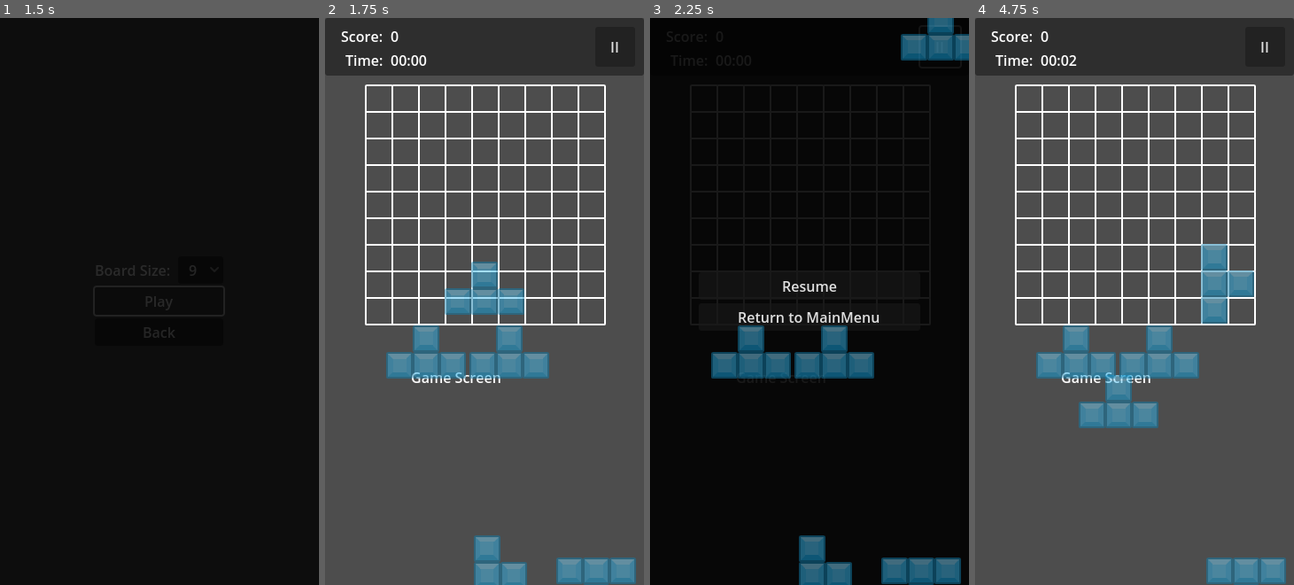
Above: before the commit, frames 1-4 (left to right).
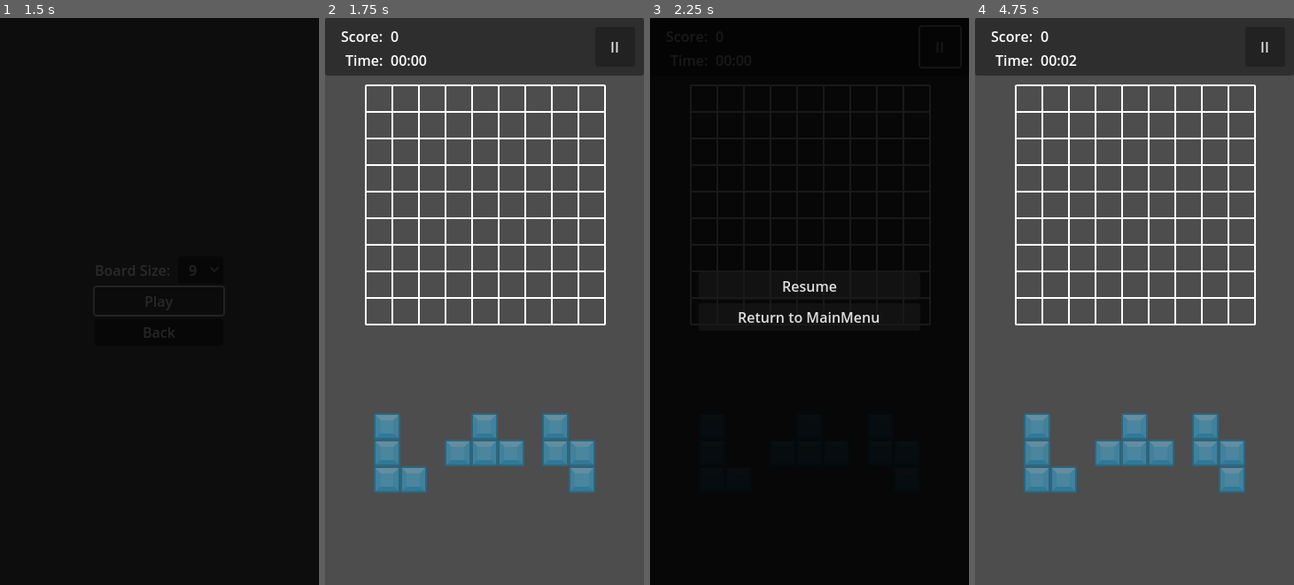
Above: after the commit, the same moments.

Repository: Ozymandias1/blockgame
Game: Godot game, scene res://Scenes/00_RootScene.tscn
Same seed, same stepped clock (60 frames per second), same inputs: the game is played once before the commit and once after it.
Inputs (mouse positions are in pixels of both pictures, inside the frame that each line leads up to):
- Up to frame 1 (1.5 s): click "Start Game" at 0.5 s; click "Play" at 1.25 s
- Up to frame 2 (1.75 s): no input
- Up to frame 3 (2.25 s): click "II" at 2 s
- Up to frame 4 (4.75 s): click "Resume" at 2.75 s; tap Enter at 3.5 s; move the mouse to (1204, 273) at 3.52 s; hold W 3.53-4.25 s; tap Q at 3.6 s; click (1204, 273) at 3.67 s; tap Space at 4.25 s; drag from (1070, 329) to (1118, 414) at 4.27 s

Frame 1 is identical in both runs. In frame 2, 12% of the frame differs, in the area x 15-98%, y 42-100%; in frame 3, 6.6%; in frame 4, 12%, in the area x 15-98%, y 39-100%.

Commit message:
배치용 블럭 생성 작업

Diff:
--- a/Prefabs/Blocks/block_base.tscn
+++ b/Prefabs/Blocks/block_base.tscn
@@ -6,6 +6,6 @@
 [node name="BlockBase" type="Control"]
 layout_mode = 3
 anchors_preset = 0
-mouse_filter = 2
+mouse_filter = 1
 script = ExtResource("1_eh8bo")
 block_texture = ExtResource("2_sragy")
--- a/Prefabs/Blocks/block_type_17.tscn
+++ b/Prefabs/Blocks/block_type_17.tscn
@@ -5,7 +5,7 @@
 [ext_resource type="Texture2D" uid="uid://dk7o1ak6dqqmc" path="res://Textures/element_blue_square.png" id="3_b5ieb"]
 
 [node name="BlockBase" instance=ExtResource("1_1gdb7")]
-custom_minimum_size = Vector2(90, 90)
+custom_minimum_size = Vector2(120, 90)
 block_texture = ExtResource("2_cpnt2")
 block_indices = Array[Vector2i]([Vector2i(-1, 0), Vector2i(0, 0), Vector2i(1, 0), Vector2i(2, 0)])
 
--- a/Prefabs/Blocks/block_type_18.tscn
+++ b/Prefabs/Blocks/block_type_18.tscn
@@ -5,21 +5,11 @@
 [ext_resource type="Texture2D" uid="uid://dk7o1ak6dqqmc" path="res://Textures/element_blue_square.png" id="3_qxum8"]
 
 [node name="BlockBase" instance=ExtResource("1_a2elj")]
-custom_minimum_size = Vector2(90, 90)
+custom_minimum_size = Vector2(90, 120)
 block_texture = ExtResource("2_6cafo")
-block_indices = Array[Vector2i]([Vector2i(0, -2), Vector2i(0, -1), Vector2i(0, 0), Vector2i(0, 1)])
+block_indices = Array[Vector2i]([Vector2i(0, -1), Vector2i(0, 0), Vector2i(0, 1), Vector2i(0, 2)])
 
 [node name="TextureRect" type="TextureRect" parent="." index="0"]
-texture_filter = 1
-layout_mode = 0
-offset_left = 30.0
-offset_top = -30.0
-offset_right = 60.0
-mouse_filter = 2
-texture = ExtResource("3_qxum8")
-expand_mode = 1
-
-[node name="TextureRect2" type="TextureRect" parent="." index="1"]
 texture_filter = 1
 layout_mode = 0
 offset_left = 30.0
@@ -29,7 +19,7 @@
 texture = ExtResource("3_qxum8")
 expand_mode = 1
 
-[node name="TextureRect3" type="TextureRect" parent="." index="2"]
+[node name="TextureRect2" type="TextureRect" parent="." index="1"]
 texture_filter = 1
 layout_mode = 0
 offset_left = 30.0
@@ -40,7 +30,7 @@
 texture = ExtResource("3_qxum8")
 expand_mode = 1
 
-[node name="TextureRect4" type="TextureRect" parent="." index="3"]
+[node name="TextureRect3" type="TextureRect" parent="." index="2"]
 texture_filter = 1
 layout_mode = 0
 offset_left = 30.0
@@ -50,3 +40,14 @@
 mouse_filter = 2
 texture = ExtResource("3_qxum8")
 expand_mode = 1
+
+[node name="TextureRect4" type="TextureRect" parent="." index="3"]
+texture_filter = 1
+layout_mode = 0
+offset_left = 30.0
+offset_top = 90.0
+offset_right = 60.0
+offset_bottom = 120.0
+mouse_filter = 2
+texture = ExtResource("3_qxum8")
+expand_mode = 1
--- a/Scenes/03_GamePlay.tscn
+++ b/Scenes/03_GamePlay.tscn
@@ -22,7 +22,7 @@
 [ext_resource type="PackedScene" uid="uid://dhlcf1ajj0oq6" path="res://Prefabs/Blocks/block_type_17.tscn" id="20_8p0m4"]
 [ext_resource type="PackedScene" uid="uid://c5kgs1am783rc" path="res://Prefabs/Blocks/block_type_18.tscn" id="21_xgrnr"]
 
-[node name="Gameplay" type="Control" node_paths=PackedStringArray("test_blocks")]
+[node name="Gameplay" type="Control"]
 layout_mode = 3
 anchors_preset = 15
 anchor_right = 1.0
@@ -30,7 +30,7 @@
 grow_horizontal = 2
 grow_vertical = 2
 script = ExtResource("1_wjfbx")
-test_blocks = [NodePath("BlockBase"), NodePath("BlockBase2"), NodePath("BlockBase3"), NodePath("BlockBase4"), NodePath("BlockBase5"), NodePath("BlockBase6"), NodePath("BlockBase7"), NodePath("BlockBase8"), NodePath("BlockBase9"), NodePath("BlockBase10"), NodePath("BlockBase11"), NodePath("BlockBase12"), NodePath("BlockBase13"), NodePath("BlockBase14"), NodePath("BlockBase15"), NodePath("BlockBase16"), NodePath("BlockBase17"), NodePath("BlockBase18"), NodePath("BlockBase19")]
+placable_blocks = Array[PackedScene]([ExtResource("3_vmfgw"), ExtResource("4_b7yhi"), ExtResource("5_4lrpl"), ExtResource("6_jtnrp"), ExtResource("7_yvsll"), ExtResource("8_epudl"), ExtResource("9_73kot"), ExtResource("10_tu3sv"), ExtResource("11_0arc4"), ExtResource("5_xsbgb"), ExtResource("5_6xuad"), ExtResource("14_678ew"), ExtResource("15_yqo8g"), ExtResource("16_qe4fh"), ExtResource("17_u5kvk"), ExtResource("18_1ektb"), ExtResource("19_3s0ba"), ExtResource("20_8p0m4"), ExtResource("21_xgrnr")])
 
 [node name="TopMenu" type="Panel" parent="."]
 layout_mode = 1
@@ -103,145 +103,23 @@
 theme_override_constants/v_separation = 0
 columns = 11
 
-[node name="Label_Test" type="Label" parent="."]
-layout_mode = 0
-offset_left = 97.0
-offset_top = 394.0
-offset_right = 199.0
-offset_bottom = 417.0
-text = "Game Screen"
+[node name="Timer" type="Timer" parent="."]
+
+[node name="PlacableBlockArea" type="HBoxContainer" parent="."]
+layout_mode = 1
+anchors_preset = 5
+anchor_left = 0.5
+anchor_right = 0.5
+offset_left = -155.0
+offset_top = 446.0
+offset_right = 155.0
+offset_bottom = 536.0
+grow_horizontal = 2
+theme_override_constants/separation = 20
 
 [node name="Pause" parent="." instance=ExtResource("2_oeh2c")]
 visible = false
 layout_mode = 1
 
-[node name="Timer" type="Timer" parent="."]
-
-[node name="BlockBase" parent="." instance=ExtResource("3_vmfgw")]
-offset_left = 56.0
-offset_top = 589.0
-offset_right = 56.0
-offset_bottom = 589.0
-
-[node name="BlockBase2" parent="." instance=ExtResource("4_b7yhi")]
-offset_left = 138.0
-offset_top = 584.0
-offset_right = 138.0
-offset_bottom = 584.0
-
-[node name="BlockBase3" parent="." instance=ExtResource("5_4lrpl")]
-offset_left = 261.0
-offset_top = 579.0
-offset_right = 261.0
-offset_bottom = 579.0
-
-[node name="BlockBase4" parent="." instance=ExtResource("6_jtnrp")]
-offset_left = 380.0
-offset_top = 581.0
-offset_right = 380.0
-offset_bottom = 581.0
-
-[node name="BlockBase5" parent="." instance=ExtResource("7_yvsll")]
-offset_left = 41.0
-offset_top = 694.0
-offset_right = 41.0
-offset_bottom = 694.0
-
-[node name="BlockBase6" parent="." instance=ExtResource("8_epudl")]
-offset_left = 150.0
-offset_top = 674.0
-offset_right = 150.0
-offset_bottom = 674.0
-
-[node name="BlockBase7" parent="." instance=ExtResource("9_73kot")]
-offset_left = 271.0
-offset_top = 697.0
-offset_right = 271.0
-offset_bottom = 697.0
-
-[node name="BlockBase8" parent="." instance=ExtResource("10_tu3sv")]
-offset_left = 383.0
-offset_top = 709.0
-offset_right = 383.0
-offset_bottom = 709.0
-
-[node name="BlockBase9" parent="." instance=ExtResource("11_0arc4")]
-offset_left = 63.0
-offset_top = 821.0
-offset_right = 63.0
-offset_bottom = 821.0
-
-[node name="BlockBase10" parent="." instance=ExtResource("5_xsbgb")]
-offset_left = 154.0
-offset_top = 838.0
-offset_right = 154.0
-offset_bottom = 838.0
-
-[node name="BlockBase11" parent="." instance=ExtResource("5_6xuad")]
-offset_left = 244.0
-offset_top = 833.0
-offset_right = 244.0
-offset_bottom = 833.0
-
-[node name="BlockBase12" parent="." instance=ExtResource("14_678ew")]
-offset_left = 373.0
-offset_top = 816.0
-offset_right = 373.0
-offset_bottom = 816.0
-
-[node name="BlockBase13" parent="." instance=ExtResource("15_yqo8g")]
-offset_left = 62.0
-offset_top = 949.0
-offset_right = 62.0
-offset_bottom = 949.0
-
-[node name="BlockBase14" parent="." instance=ExtResource("16_qe4fh")]
-offset_left = 63.0
-offset_top = 1038.0
-offset_right = 63.0
-offset_bottom = 1038.0
-
-[node name="BlockBase15" parent="." instance=ExtResource("17_u5kvk")]
-offset_left = 191.0
-offset_top = 1025.0
-offset_right = 191.0
-offset_bottom = 1025.0
-
-[node name="BlockBase16" parent="." instance=ExtResource("18_1ektb")]
-offset_left = 64.0
-offset_top = 1119.0
-offset_right = 64.0
-offset_bottom = 1119.0
-
-[node name="BlockBase17" parent="." instance=ExtResource("19_3s0ba")]
-offset_left = 190.0
-offset_top = 1131.0
-offset_right = 190.0
-offset_bottom = 1131.0
-
-[node name="BlockBase18" parent="." instance=ExtResource("20_8p0m4")]
-offset_left = 61.0
-offset_top = 1222.0
-offset_right = 61.0
-offset_bottom = 1222.0
-
-[node name="BlockBase19" parent="." instance=ExtResource("21_xgrnr")]
-offset_left = 203.0
-offset_top = 1267.0
-offset_right = 203.0
-offset_bottom = 1267.0
-
-[node name="HBoxContainer" type="HBoxContainer" parent="."]
-layout_mode = 0
-offset_left = 69.0
-offset_top = 347.0
-offset_right = 109.0
-offset_bottom = 387.0
-
-[node name="BlockBase" parent="HBoxContainer" instance=ExtResource("3_vmfgw")]
-layout_mode = 2
-
-[node name="BlockBase2" parent="HBoxContainer" instance=ExtResource("3_vmfgw")]
-layout_mode = 2
-
 [connection signal="pressed" from="TopMenu/Btn_Pause" to="." method="_on_btn_pause_pressed"]
+[connection signal="resized" from="Board" to="." method="_on_board_resized"]
--- a/Scripts/GamePlay.gd
+++ b/Scripts/GamePlay.gd
@@ -5,11 +5,12 @@
 @onready var timer = $Timer
 @onready var label_time_value = $TopMenu/Gameplay_Menu_Bar/HBox_Time_Container/Label_Time_Value
 @onready var menu_controller = $"../../MenuController"
+@onready var placable_block_area = $PlacableBlockArea
 
-@export var test_blocks: Array[Control]
-var test_block_index = 0
-var test_is_lock = false
-var test_lock_pos = Vector2.ZERO
+@export var placable_blocks: Array[PackedScene]
+var current_block: Control;
+var current_block_target_position: Vector2
+var current_block_has_target: bool
 
 const BOARD_ITEM = preload("res://Prefabs/board_item.tscn")
 var board_size: int:
@@ -28,14 +29,13 @@
 	board.columns = 9
 
 func _process(delta):
-	if test_blocks.size() > 0:
-		if test_is_lock:
-			test_blocks[test_block_index].global_position = test_lock_pos
+	if is_instance_valid(current_block):
+		if current_block_has_target:
+			current_block.global_position = current_block_target_position
 		else:
-			test_blocks[test_block_index].global_position = get_global_mouse_position()
-			test_blocks[test_block_index].global_position.x -= 45
-			test_blocks[test_block_index].global_position.y -= 45
-	pass
+			current_block.global_position = get_global_mouse_position()
+			current_block.global_position.x -= 45
+			current_block.global_position.y -= 45
 
 # 보드판 초기화
 func init_board():
@@ -58,6 +58,9 @@
 			item.mouse_exited.connect(_on_block_mouse_exited)
 			board.add_child(item)
 			board_available_map[Vector2i(x, y)] = true
+
+	# 보드판 초기화 후 배치용 블럭 생성
+	create_placable_blocks()
 
 # 게임플레이 시작
 func gameplay_start():
@@ -90,54 +93,63 @@
 
 # 배치용 블럭 생성
 func create_placable_blocks():
-	print("create_placable_blocks() called.")
+	# 이전에 남아있는 배치용 블럭 제거
+	for item in placable_block_area.get_children():
+		placable_block_area.remove_child(item)
+		item.queue_free()
+	# 새 배치용 블럭 생성
+	for i in range(3):
+		var new_block_source = placable_blocks.pick_random()
+		var new_block = new_block_source.instantiate()
+		new_block.gui_input.connect(_on_placable_block_gui_input.bind(new_block))
+		placable_block_area.add_child(new_block)
 
 # 블럭의 배치 가능 여부를 판별
 func check_is_placeable(item_board_index: Vector2i):
 	# 일단은 테스트 블럭으로
-	if test_blocks.size() > 0:
-		var test_block_indices = test_blocks[test_block_index].block_indices
-		var matchCount = 0
-		for p in test_block_indices:
-			var check_point = Vector2i(item_board_index.x + p.x, item_board_index.y + p.y)
-			if 0 <= check_point.x and 0 <= check_point.y and check_point.x < board.columns and check_point.y < board.columns:
-				matchCount += 1
+	var block_indices = current_block.block_indices
+	var matchCount = 0
+	for p in block_indices:
+		var check_point = Vector2i(item_board_index.x + p.x, item_board_index.y + p.y)
+		if 0 <= check_point.x and 0 <= check_point.y and check_point.x < board.columns and check_point.y < board.columns:
+			matchCount += 1
 
-		return matchCount == test_block_indices.size()
-
-	return true
+	return matchCount == block_indices.size()
 
 # 보드 배경 블럭 마우스 엔터 시그널
-# https://www.reddit.com/r/godot/comments/yp3soy/comment/k9sx11d/
+# 시그널에 매개변수 넘기기 참고: https://www.reddit.com/r/godot/comments/yp3soy/comment/k9sx11d/
 func _on_block_mouse_entered(item):
-	print('_on_block_mouse_entered:' + item.name," ", item.size)
-	# item.set_meta("Board Index", Vector2i(x, y))
-	if test_blocks.size() > 0:
+	# 현재 배치할 블럭(클릭한것)이 유효하면
+	# 마우스가 위치한 곳의 보드항목의 인덱스를 가져와
+	# 배치블럭의 블럭인덱스값을 +-하여 배치가능한지 확인해보고
+	# 배치가 가능하면 보드항목의 위치값으로 설정하고 아니면 마우스 좌표를 따라다니도록 한다
+	if is_instance_valid(current_block):
 		var item_board_index = item.get_meta("BoardIndex")
 		if check_is_placeable(item_board_index):
-			test_lock_pos = item.global_position
-			test_lock_pos.x -= 30
-			test_lock_pos.y -= 30
-			test_is_lock = true
-			test_blocks[test_block_index].set_opacity(1.0)
+			current_block_target_position = item.global_position
+			current_block_target_position.x -= 29
+			current_block_target_position.y -= 29
+			current_block_has_target = true
+			current_block.set_opacity(1.0)
 		else:
-			test_is_lock = false
-			test_blocks[test_block_index].set_opacity(0.5)
-	pass
+			current_block_has_target = false
+			current_block.set_opacity(0.5)
 
 # 보드 배경 블럭 마우스 나감 시그널
 func _on_block_mouse_exited():
-	print('_on_block_mouse_exited')
-	test_is_lock = false
-	test_blocks[test_block_index].set_opacity(0.5)
+	if is_instance_valid(current_block):
+		current_block_has_target = false
+		current_block.set_opacity(0.5)
 
-func _unhandled_key_input(event):
-	if event is InputEventKey:
-		if event.pressed and event.keycode == KEY_Q:
-			test_block_index -= 1
-			if test_block_index < 0:
-				test_block_index = test_blocks.size() - 1
-		if event.pressed and event.keycode == KEY_W:
-			test_block_index += 1
-			if test_block_index >= test_blocks.size():
-				test_block_index = 0
+# 보드판 크기변경 시그널
+func _on_board_resized():
+	# 배치용 블럭 공간 위치 조정
+	placable_block_area.global_position.y = board.global_position.y + board.size.y + 60
+
+# 하단 배치 대기용 블럭 입력 시그널
+func _on_placable_block_gui_input(event: InputEvent, target):
+	if event is InputEventMouseButton:
+		if event.button_index == MOUSE_BUTTON_LEFT and event.is_released():
+			if not is_instance_valid(current_block):
+				current_block = target
+				current_block.mouse_filter = MOUSE_FILTER_IGNORE
